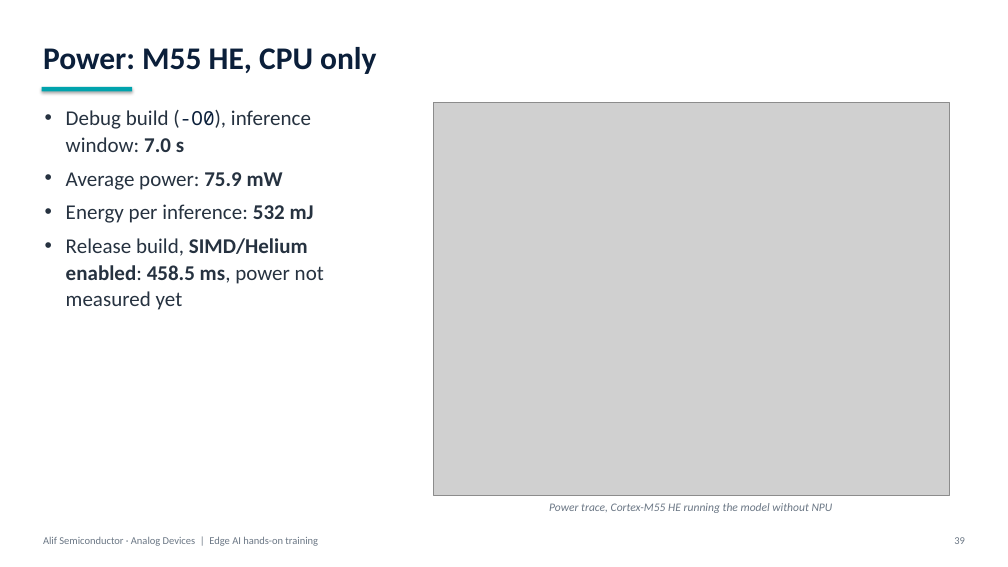
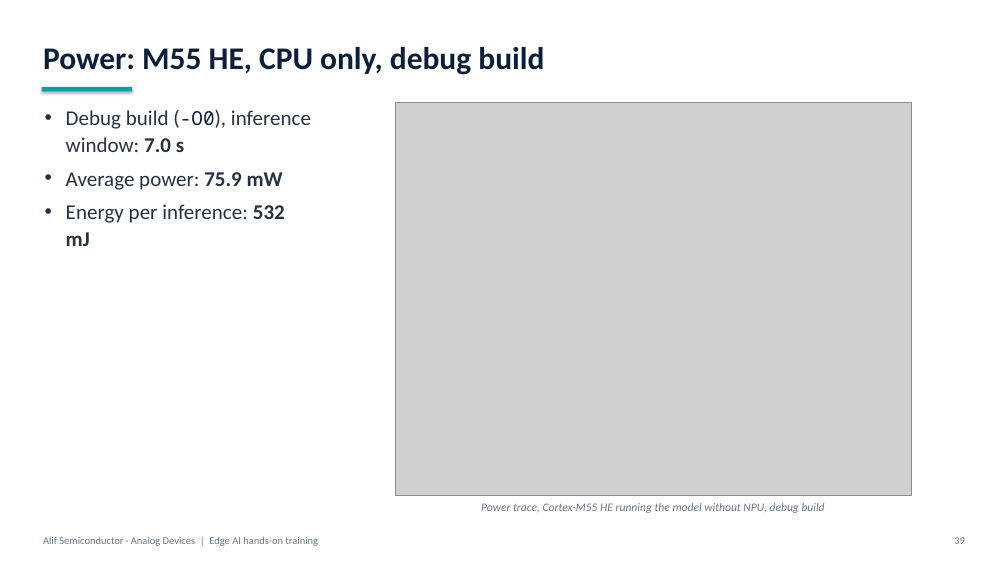
Before and after one commit to alifsemi/alif_ml-training, a slide deck: slide 39 of training/alif_ml_training.pptx. Drawn at 1008x567 pixels with LibreOffice and Linux fonts; fonts in the diff are those of the drawing; grey boxes stand for pictures. Boxes give left, top, right and bottom in pixels: in the first picture for what was removed or moved away, otherwise in the second. Text is boxed around its words. In the diff, an @@ line names an element or a change of style, - is before the commit and + after.

Commit message:
Added power measurement

```diff
--- a/training/alif_ml_training.pptx
+++ b/training/alif_ml_training.pptx
@@ text at (x1=43, y1=47, x2=544, y2=75): text changed @@
-Power: M55 HE, CPU only
+Power: M55 HE, CPU only, debug build
@@ picture moved from (x1=433, y1=102, x2=949, y2=495) to (x1=395, y1=102, x2=911, y2=495) @@
@@ text at (x1=66, y1=238, x2=324, y2=310): paragraph removed @@
-• Release build, SIMD/Helium enabled: 458.5 ms, power not measured yet
@@ text at (x1=481, y1=503, x2=825, y2=513): text changed @@
-Power trace, Cortex-M55 HE running the model without NPU
+Power trace, Cortex-M55 HE running the model without NPU, debug build
```
Also in this commit, not shown: 21 other slides changed, 1 slide added, 3 other files.
